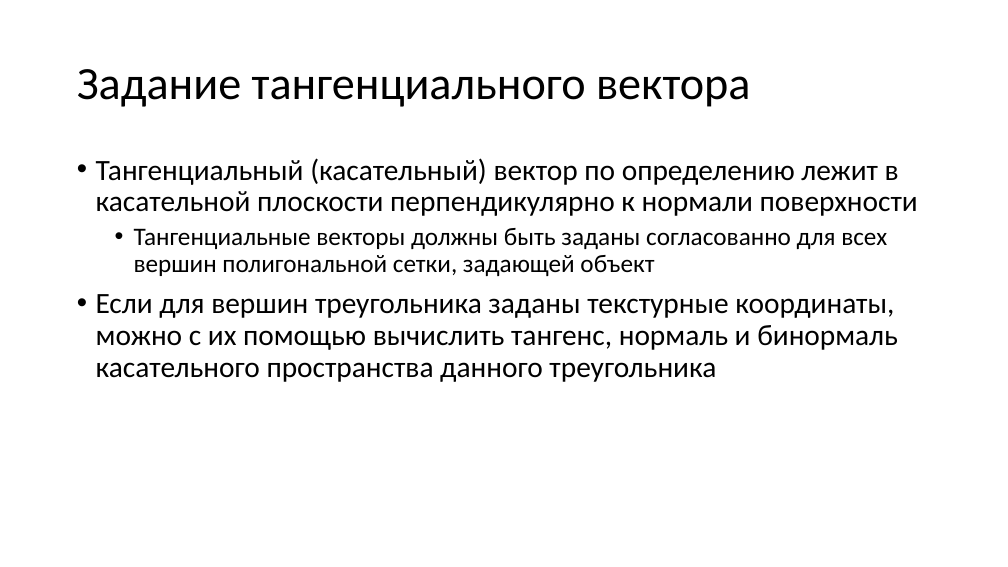
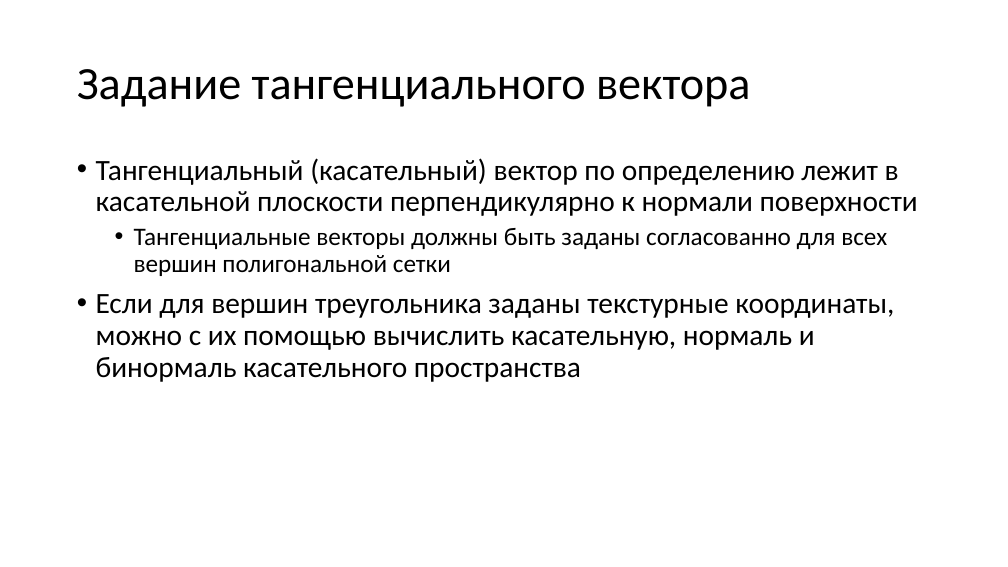
Before and after one commit to alexey-malov/cg-course, a slide deck: slide 22 of lectures/08 - Практическое использование шейдеров.pptx (slide 21 before the commit). Drawn at 1008x567 pixels with LibreOffice and Linux fonts; fonts in the diff are those of the drawing. Boxes give left, top, right and bottom in pixels: in the first picture for what was removed or moved away, otherwise in the second. Text is boxed around its words. In the diff, an @@ line names an element or a change of style, - is before the commit and + after.

```diff
--- a/lectures/08 - Практическое использование шейдеров.pptx
+++ b/lectures/08 - Практическое использование шейдеров.pptx
@@ text at (96,228,894,382): text changed @@
-  • Тангенциальные векторы должны быть заданы согласованно для всех вершин полигональной сетки, задающей объект
-• Если для вершин треугольника заданы текстурные координаты, можно с их помощью вычислить тангенс, нормаль и бинормаль касательного пространства данного треугольника
+  • Тангенциальные векторы должны быть заданы согласованно для всех вершин полигональной сетки
+• Если для вершин треугольника заданы текстурные координаты, можно с их помощью вычислить касательную, нормаль и бинормаль касательного пространства
```
Also in this commit, not shown: 10 other slides changed, 16 slides added, 22 other files.
